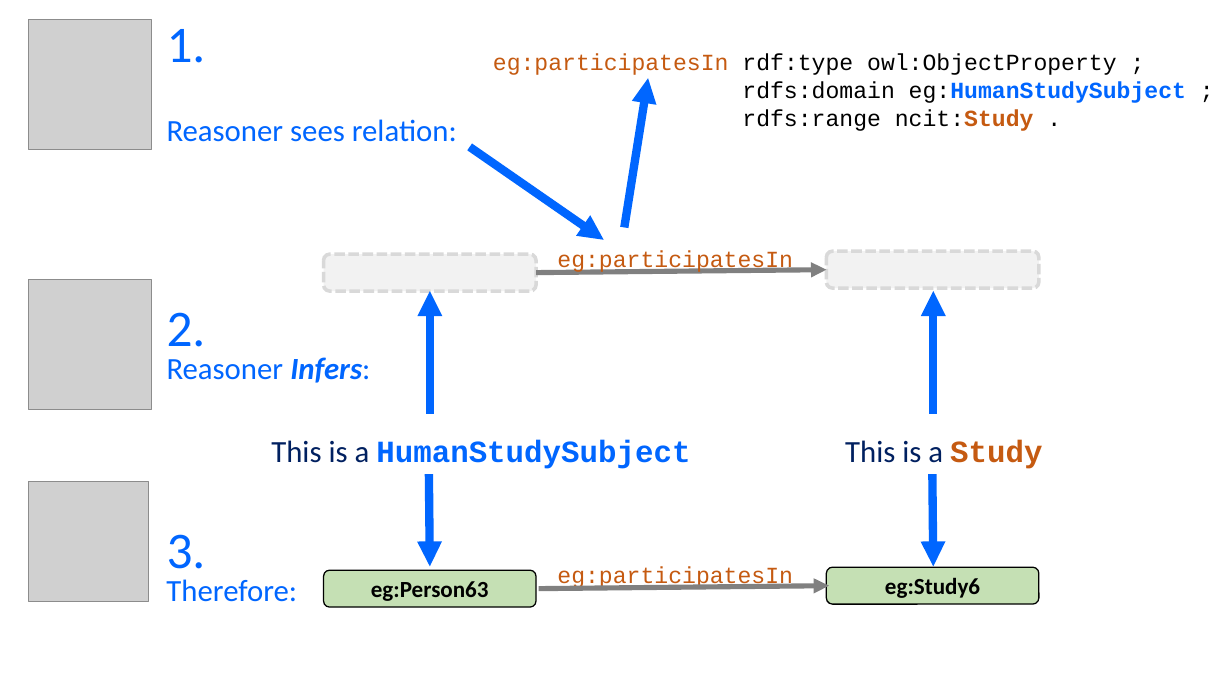
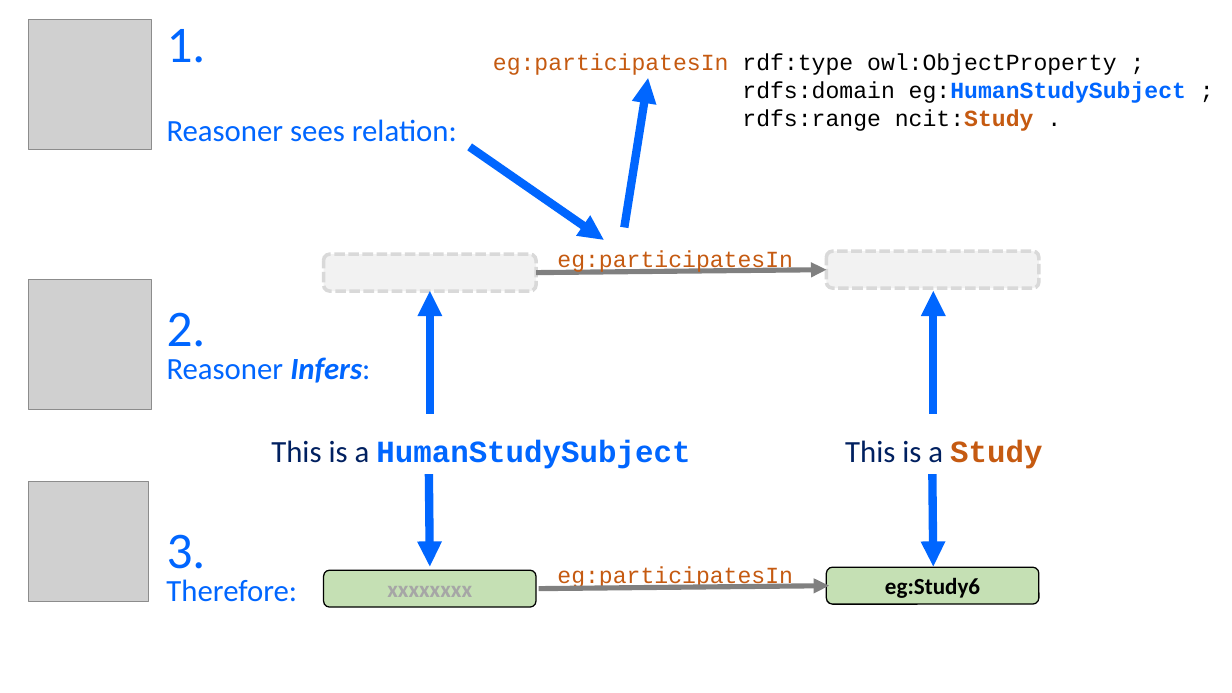
Before and after one commit to phuse-org/LinkedDataWorkshop, a slide deck: slide 3 of CSS2018/presentation/images/ImagesForPres.pptx. Drawn at 1232x693 pixels with LibreOffice and Linux fonts; fonts in the diff are those of the drawing; grey boxes stand for pictures. Boxes give left, top, right and bottom in pixels: in the first picture for what was removed or moved away, otherwise in the second. Text is boxed around its words. In the diff, an @@ line names an element or a change of style, - is before the commit and + after.

```diff
--- a/CSS2018/presentation/images/ImagesForPres.pptx
+++ b/CSS2018/presentation/images/ImagesForPres.pptx
@@ text in rounded rectangle at [387, 586, 472, 597]: text changed; text colour #000000 to #A6A6A6 @@
-eg:Person63
+xxxxxxxx
```
Also in this commit, not shown: 2 other files.
